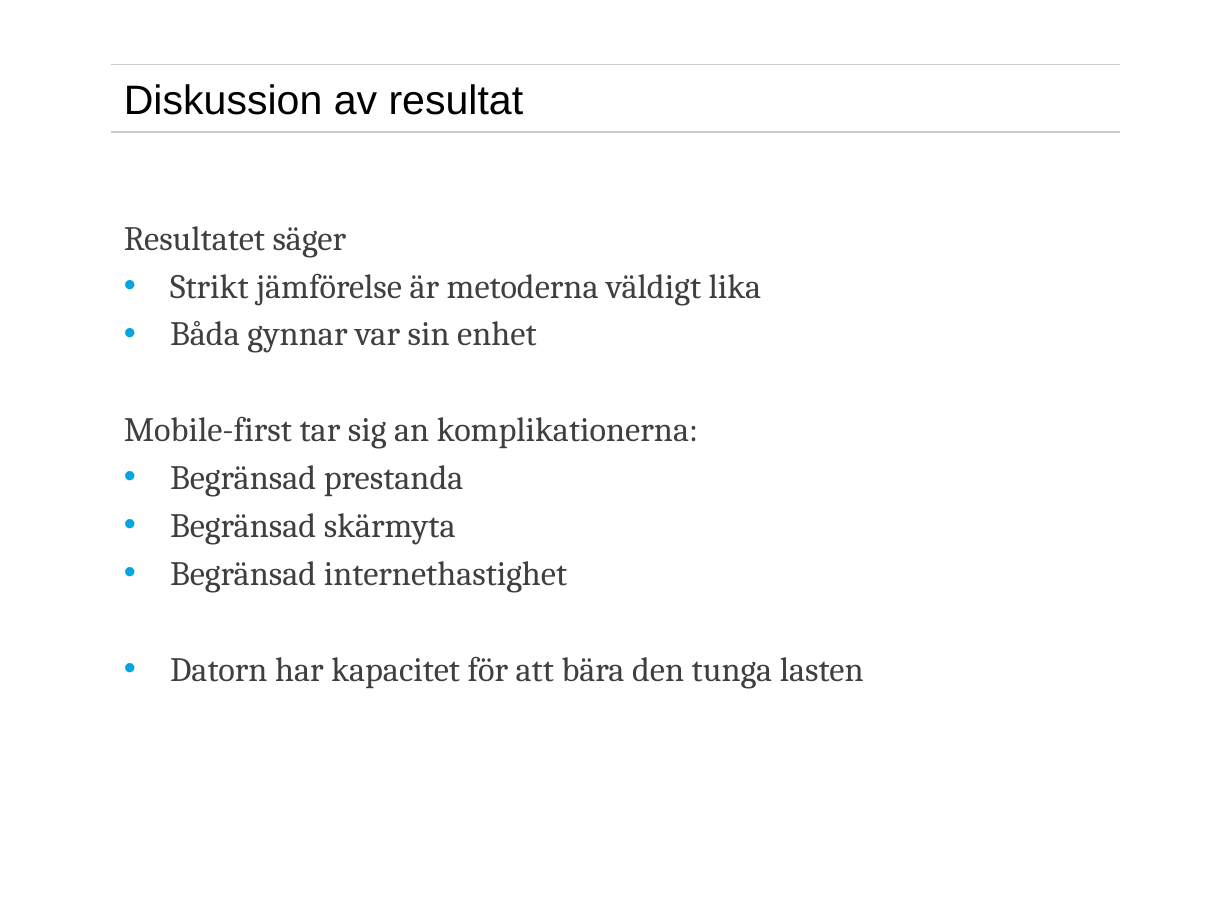
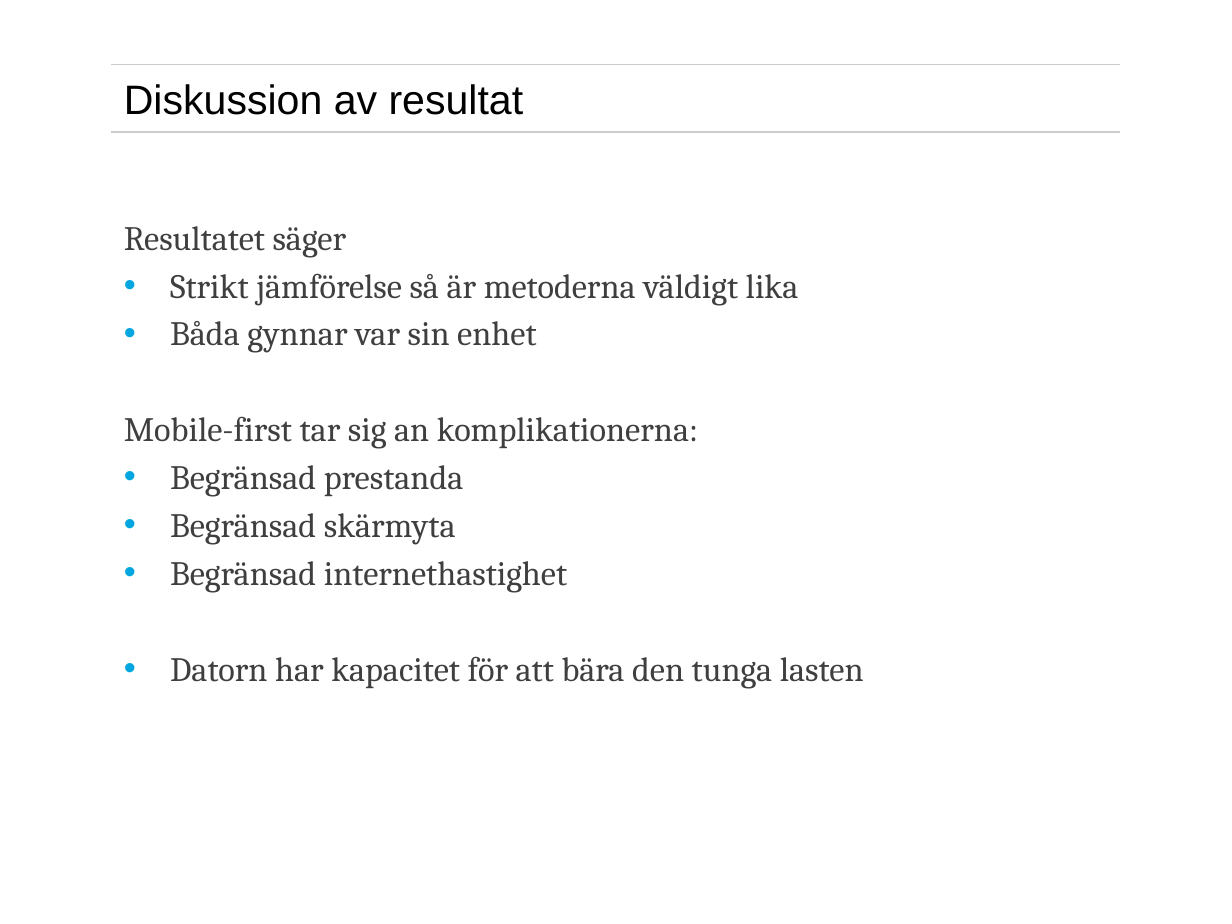
Before and after one commit to eduardocastaneda/exjobb, a slide deck: slide 35 of presentation/exjobbspresentationrecover.pptx. Drawn at 1232x924 pixels with LibreOffice and Linux fonts; fonts in the diff are those of the drawing; background and template pictures are left out. Boxes give left, top, right and bottom in pixels: in the first picture for what was removed or moved away, otherwise in the second. Text is boxed around its words. In the diff, an @@ line names an element or a change of style, - is before the commit and + after.

```diff
--- a/presentation/exjobbspresentationrecover.pptx
+++ b/presentation/exjobbspresentationrecover.pptx
@@ text at (170, 273, 799, 306): text changed @@
-• Strikt jämförelse är metoderna väldigt lika
+• Strikt jämförelse så är metoderna väldigt lika
```
Also in this commit, not shown: 18 other slides changed, 7 other files.
